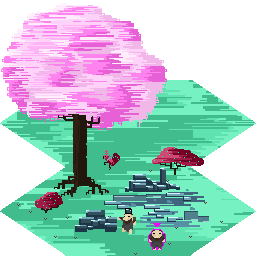
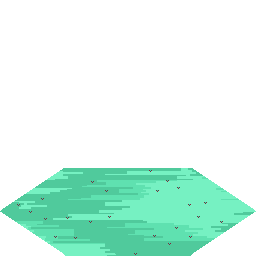
The second 256×256 image is a revision of the first. Changes to its layers:
hid group "object" (12 layers) over [left=0, top=3, right=256, bottom=256]
painted on "select_peon" over [left=78, top=154, right=254, bottom=256]
painted on "peon" over [left=49, top=80, right=256, bottom=256]
hid group "sol_super_4" (1st of 2) (2 layers) over [left=0, top=3, right=256, bottom=256]
painted on "sol_super_4" (2nd of 2, in "sol_super_4") over [left=0, top=3, right=256, bottom=256]
hid group "sol_super_rocheux" (2 layers) over [left=0, top=3, right=256, bottom=256]
hid "detail" (2nd of 4, in "sol_super_rocheux") over [left=0, top=128, right=254, bottom=256]
hid "sol_super_2" (1st of 4, in "sol_super_rocheux"), painted on it over [left=0, top=3, right=256, bottom=256]
showed group "sol_super_3" (2 layers) over [left=0, top=3, right=256, bottom=256]
painted on "sol_super_2" (2nd of 4, in "sol_super_3") over [left=0, top=3, right=256, bottom=256]
